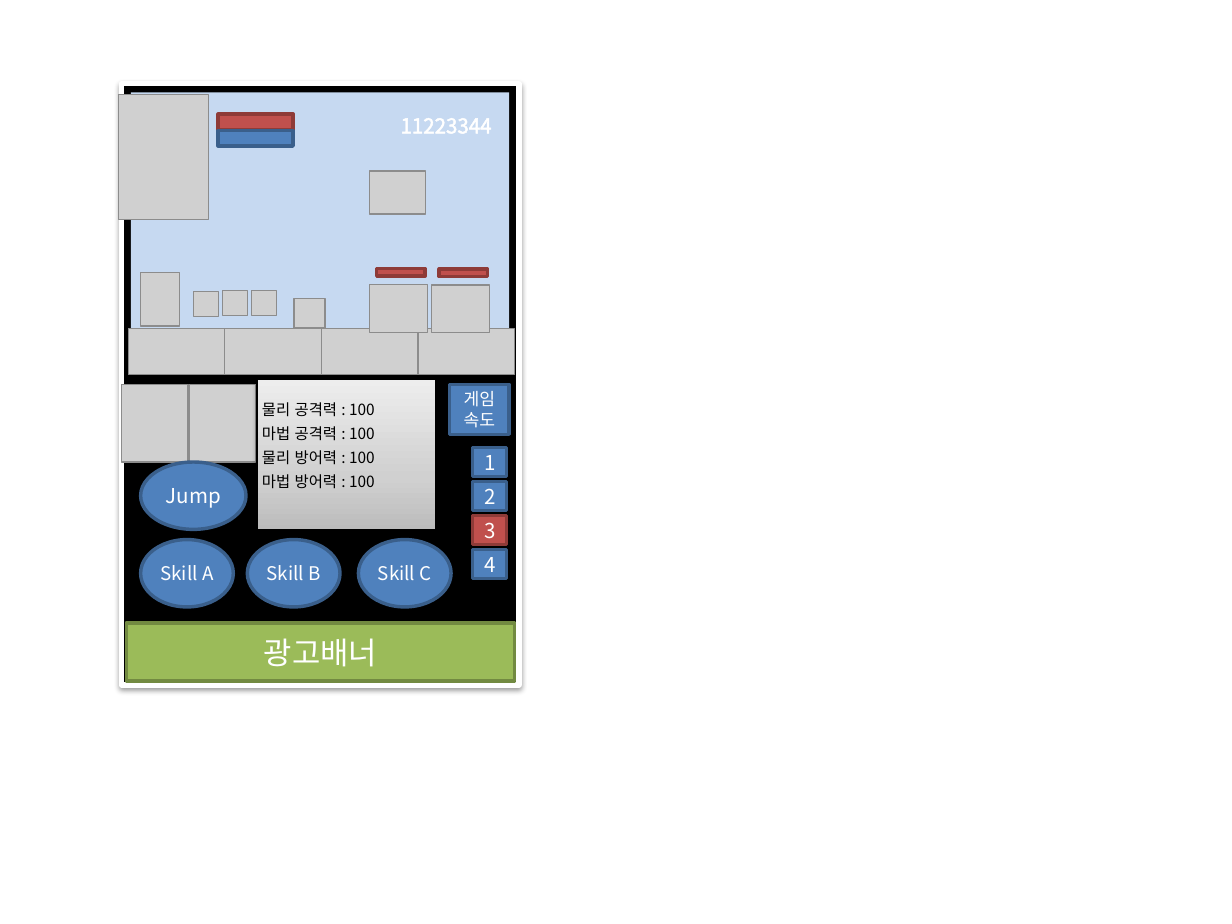
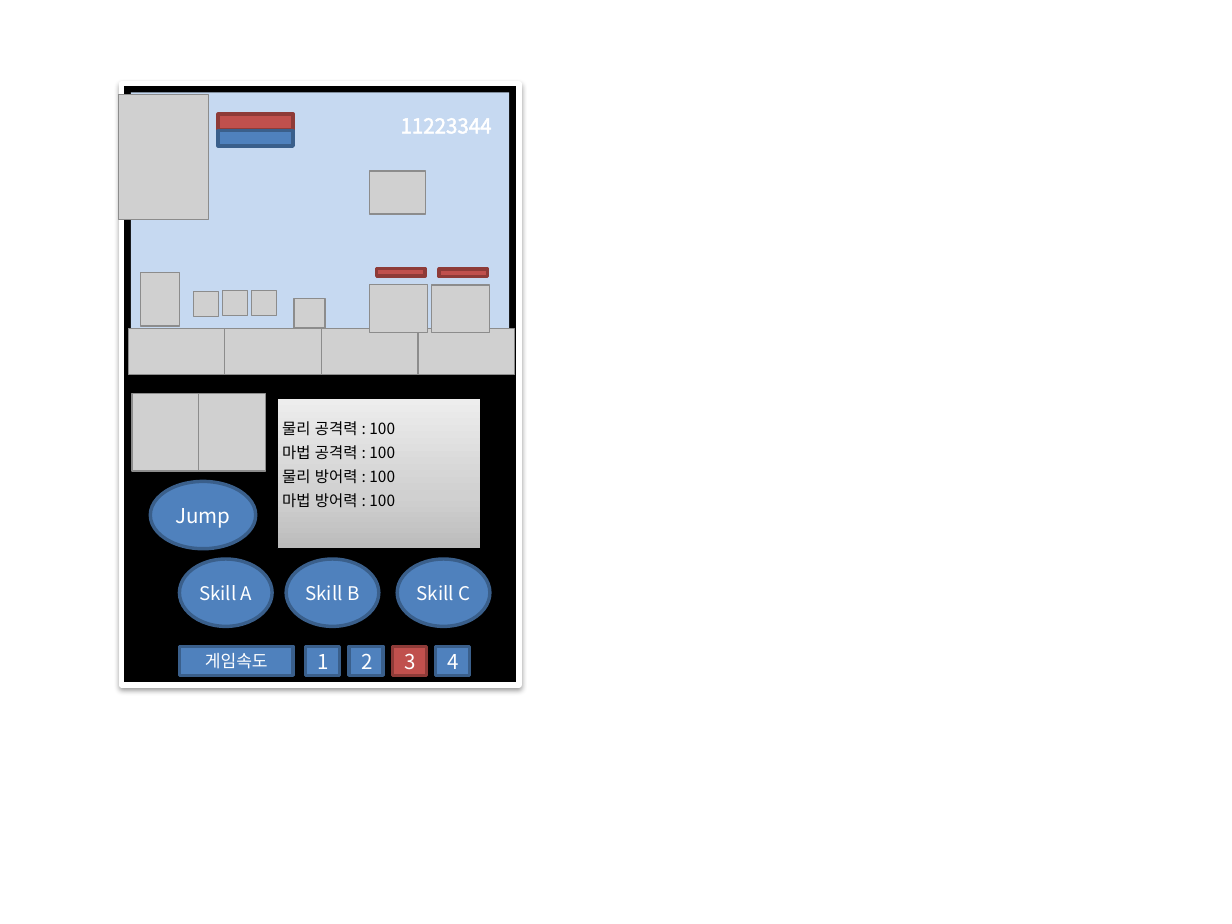
Before and after one commit to rm-dantz/HeroGo, a slide deck: slide 6 of 기획서/꼬마 마녀의 무모한 모험 UI.pptx. Drawn at 1232x924 pixels with LibreOffice and Linux fonts; fonts in the diff are those of the drawing; grey boxes stand for pictures. Boxes give left, top, right and bottom in pixels: in the first picture for what was removed or moved away, otherwise in the second. Text is boxed around its words. In the diff, an @@ line names an element or a change of style, - is before the commit and + after.

Commit message:
Revert "UI 기획서 수정 : 광고 베너 영역 지정"
This reverts commit 71fd99d72ccd64588f1fc98df393e1cfa98e4a42.

```diff
--- a/기획서/꼬마 마녀의 무모한 모험 UI.pptx
+++ b/기획서/꼬마 마녀의 무모한 모험 UI.pptx
@@ picture: place and size @@
-picture at <box>121,384,187,462</box>
+picture at <box>132,393,198,471</box>
@@ picture: place and size @@
-picture at <box>190,384,256,462</box>
+picture at <box>198,393,265,471</box>
@@ rectangle "물리 공격력 : 100": place and size @@
-rectangle "물리 공격력 : 100" at <box>257,379,436,530</box>
+rectangle "물리 공격력 : 100" at <box>277,399,480,549</box>
@@ ellipse "Jump": place and size @@
-ellipse "Jump" at <box>140,462,246,530</box>
+ellipse "Jump" at <box>150,482,256,549</box>
@@ 3 ellipses: place and size @@
-3 ellipses at <box>140,540,451,607</box>
+3 ellipses at <box>180,559,489,627</box>
@@ rectangle removed at <box>127,623,515,681</box> @@
-광고배너
@@ rectangle "게임속도": place and size @@
-rectangle "게임속도" at <box>450,384,510,435</box>
+rectangle "게임속도" at <box>180,647,293,676</box>
@@ rectangle "1": place and size @@
-rectangle "1" at <box>472,447,506,477</box>
+rectangle "1" at <box>306,647,340,676</box>
@@ rectangle "2": place and size @@
-rectangle "2" at <box>472,482,506,511</box>
+rectangle "2" at <box>349,647,383,676</box>
@@ rectangle "3": place and size @@
-rectangle "3" at <box>472,515,506,545</box>
+rectangle "3" at <box>393,647,428,676</box>
@@ rectangle "4": place and size @@
-rectangle "4" at <box>472,549,506,579</box>
+rectangle "4" at <box>435,647,469,676</box>
```
